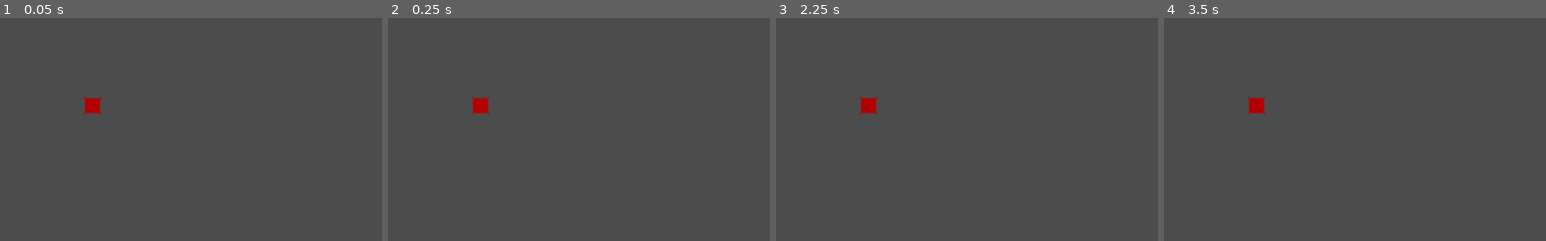
Above: before the commit, frames 1-4 (left to right).
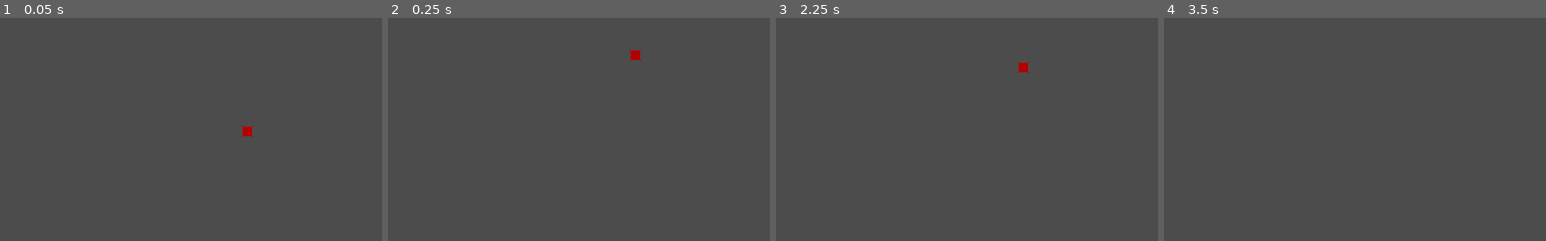
Above: after the commit, the same moments.

Repository: assert-justice/SwingWing
Game: Godot game, scene res://Main.tscn
The game is run twice, just before and just after one commit, with the same random seed, the same clock (stepped at 60 frames per second) and the same inputs.
Inputs:
- Up to frame 1 (0.05 s): no input
- Up to frame 2 (0.25 s): no input
- Up to frame 3 (2.25 s): tap Enter at 2 s
- Up to frame 4 (3.5 s): tap Space at 2.75 s
The pictures show only the part of the screen within x 0-50%, y 0-50%; the shares and areas given below are measured in that part.
In our replay, the window is 800x468 before the commit and 480x270 after it. These sizes can differ from the game's own. Grey fills any space a smaller window leaves; there, only what the larger window draws over its background counts as a difference.

The runs differ from the first frame. In frame 1, 0.4% of the frame differs, in the area x 21-67%, y 35-54%; in frame 2, 0.4%; in frame 3, 0.4%; in frame 4, 0.3%.

Commit message:
bullet pool and emitter working

Diff:
--- /dev/null
+++ b/Game.tscn
@@ -0,0 +1,17 @@
+[gd_scene load_steps=4 format=2]
+
+[ext_resource path="res://entities/Bullet.tscn" type="PackedScene" id=1]
+[ext_resource path="res://scripts/PoolSystem.gd" type="Script" id=2]
+[ext_resource path="res://scripts/Emitter.gd" type="Script" id=3]
+
+[node name="Game" type="Node2D" groups=["Game"]]
+
+[node name="PoolSystem" type="Node" parent="." groups=["PoolSystem"]]
+script = ExtResource( 2 )
+bullet_scene = ExtResource( 1 )
+
+[node name="Emitter" type="Node2D" parent="."]
+position = Vector2( 259, 132 )
+script = ExtResource( 3 )
+pool_name = "bullet"
+direction = Vector2( 0, -1 )
--- a/Main.tscn
+++ b/Main.tscn
@@ -1,14 +1,7 @@
-[gd_scene load_steps=3 format=2]
+[gd_scene load_steps=2 format=2]
 
-[ext_resource path="res://scripts/PoolSystem.gd" type="Script" id=1]
-[ext_resource path="res://entities/Bullet.tscn" type="PackedScene" id=2]
+[ext_resource path="res://Game.tscn" type="PackedScene" id=1]
 
 [node name="Main" type="Node2D"]
 
-[node name="Game" type="Node2D" parent="."]
-
-[node name="PoolSystem" type="Node" parent="Game" groups=["PoolSystem"]]
-script = ExtResource( 1 )
-
-[node name="Bullet" parent="." instance=ExtResource( 2 )]
-position = Vector2( 62, 59 )
+[node name="Game" parent="." instance=ExtResource( 1 )]
--- a/entities/Bullet.tscn
+++ b/entities/Bullet.tscn
@@ -1,6 +1,7 @@
-[gd_scene load_steps=7 format=2]
+[gd_scene load_steps=8 format=2]
 
 [ext_resource path="res://sprites/PlayerBullets.png" type="Texture" id=1]
+[ext_resource path="res://scripts/Bullet.gd" type="Script" id=2]
 
 [sub_resource type="AtlasTexture" id=1]
 flags = 4
@@ -31,6 +32,7 @@
 } ]
 
 [node name="Bullet" type="Node2D"]
+script = ExtResource( 2 )
 
 [node name="AnimatedSprite" type="AnimatedSprite" parent="."]
 frames = SubResource( 5 )
--- a/project.godot
+++ b/project.godot
@@ -54,8 +54,12 @@
 
 [display]
 
-window/integer_resolution_handler/base_width=512
-window/integer_resolution_handler/base_height=288
+window/integer_resolution_handler/base_width=480
+window/integer_resolution_handler/base_height=270
+window/size/width=480
+window/size/height=270
+window/stretch/mode="viewport"
+window/stretch/aspect="keep"
 
 [editor_plugins]
 
@@ -74,4 +78,5 @@
 
 [rendering]
 
+2d/snapping/use_gpu_pixel_snap=true
 environment/default_environment="res://default_env.tres"
--- a/scripts/Entity.gd
+++ b/scripts/Entity.gd
@@ -10,6 +10,7 @@
 	self.pool = pool
 
 func wake():
+	print("wake")
 	pause_mode = PAUSE_MODE_INHERIT
 	visible = true
 
